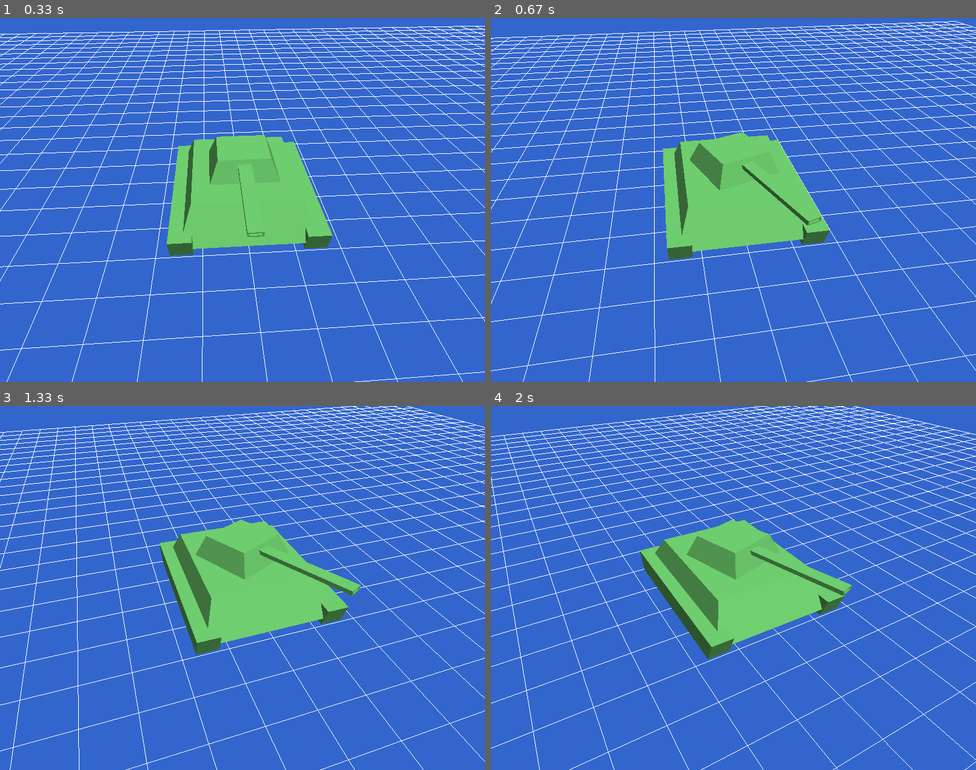
Above: before the commit, frames 1-4 (two rows, left to right).
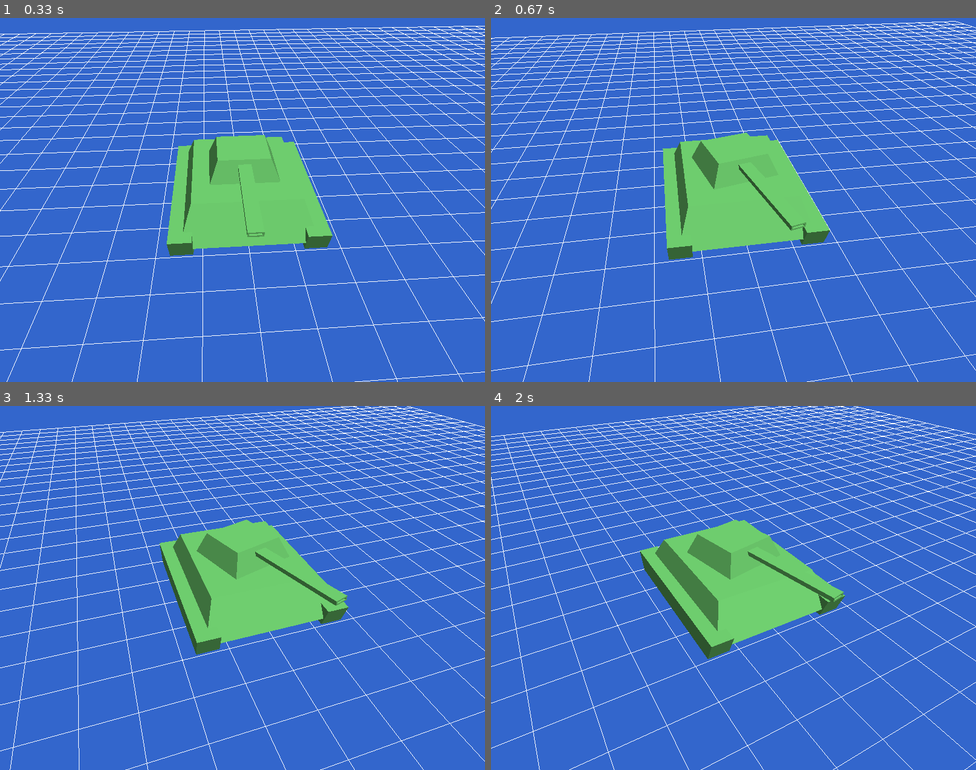
Above: after the commit, the same moments.

Repository: antonioam82/tank_controller
Game: pygame game, started from tank_lightning_demo.py
The game is run twice, just before and just after one commit, with the same random seed, the same clock (stepped at 60 frames per second) and the same inputs.
Inputs:
- Up to frame 1 (0.33 s): no input
- Up to frame 2 (0.67 s): hold M from 0.33 s (still down)
- Up to frame 3 (1.33 s): release M at 0.8 s
- Up to frame 4 (2 s): hold N from 1.83 s (still down)

Frame 1 is identical in both runs. In frame 2, 0.5% of the frame differs, in the area x 41-69%, y 31-59%; in frame 3, 0.9%, in the area x 40-75%, y 31-55%; in frame 4, 0.7%.

Commit message:
Cambio velocidad de rotacion cañon

Diff:
--- a/tank_lightning_demo.py
+++ b/tank_lightning_demo.py
@@ -158,9 +158,9 @@
         keys = pygame.key.get_pressed()
 
         if keys[K_m]:
-            tower_y_rot += 1.0
+            tower_y_rot += 40.0 * dt
         elif keys[K_n]:
-            tower_y_rot -= 1.0
+            tower_y_rot -= 40.0 * dt
 
         glClear(GL_COLOR_BUFFER_BIT | GL_DEPTH_BUFFER_BIT)
 
